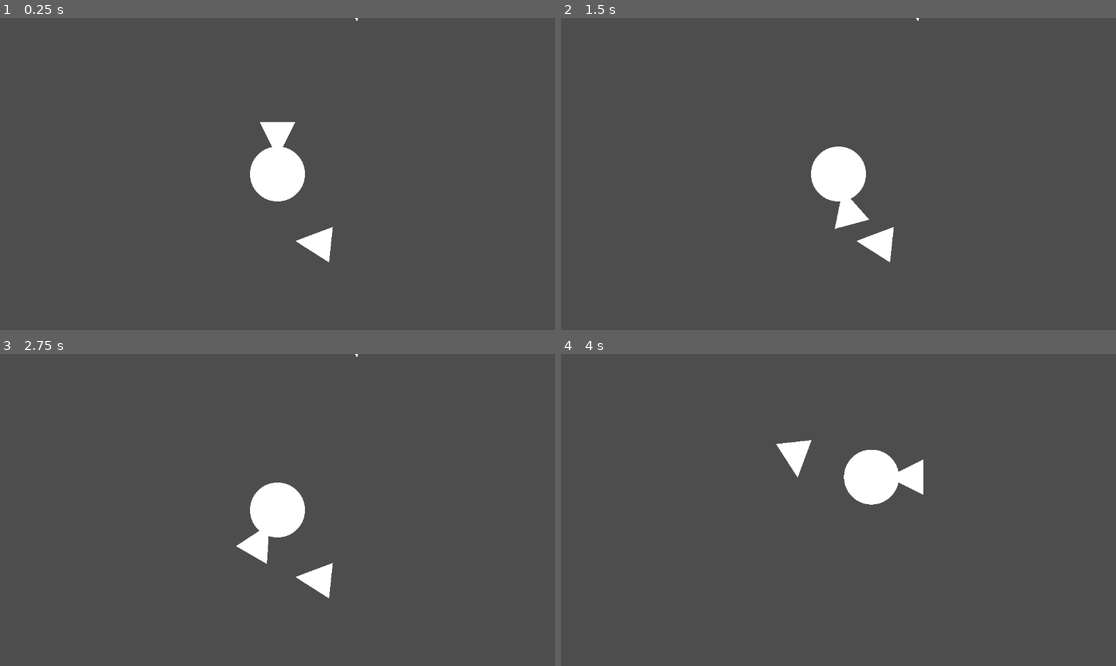
Above: before the commit, frames 1-4 (two rows, left to right).
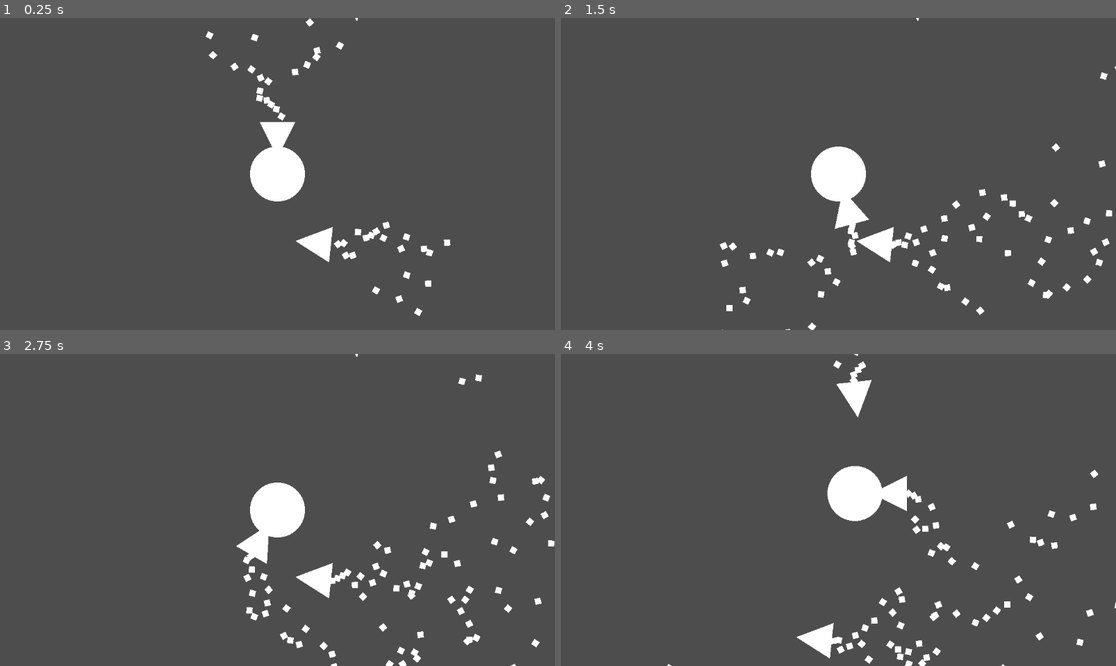
Above: after the commit, the same moments.

Repository: Leeway001Write/melonJam6
Game: Godot game, scene res://Levels/world.tscn
The game is run twice, just before and just after one commit, with the same random seed, the same clock (stepped at 60 frames per second) and the same inputs.
Inputs:
- Up to frame 1 (0.25 s): no input
- Up to frame 2 (1.5 s): hold D (right) 0.53-1.28 s; hold A (left) from 1.28 s (still down)
- Up to frame 3 (2.75 s): release A (left) at 2.03 s; hold D (right) from 2.03 s (still down)
- Up to frame 4 (4 s): release D (right) at 2.78 s; hold W (forward) 2.78-3.53 s; hold A (left) from 3.53 s (still down)

The runs differ from the first frame. In frame 1, 0.9% of the frame differs, in the area x 37-82%, y 0-96%; in frame 2, 1.5%; in frame 3, 1.8%; in frame 4, 4.5%, in the area x 19-100%, y 0-100%.

Commit message:
Fixed bug got componuding working for boosters

Diff:
--- a/escape-from-greenland/Prefabs/booster.tscn
+++ b/escape-from-greenland/Prefabs/booster.tscn
@@ -9,7 +9,7 @@
 
 [node name="Booster" type="CharacterBody2D"]
 script = ExtResource("1_6tacm")
-speed = 12.0
+speed = 6.0
 
 [node name="MeshInstance2D" type="MeshInstance2D" parent="."]
 scale = Vector2(74.1493, 74.1493)
@@ -24,4 +24,15 @@
 [node name="ForwardPos" type="Node2D" parent="."]
 position = Vector2(0, 9)
 
+[node name="CPUParticles2D" type="CPUParticles2D" parent="."]
+position = Vector2(0, -40)
+amount = 80
+direction = Vector2(0, -1)
+gravity = Vector2(0, 0)
+initial_velocity_min = 953.21
+initial_velocity_max = 953.21
+angle_min = -720.0
+scale_amount_min = 12.7
+scale_amount_max = 12.7
+
 [connection signal="area_entered" from="Area2D" to="." method="_on_area_2d_area_entered"]
--- a/escape-from-greenland/Scripts/component.gd
+++ b/escape-from-greenland/Scripts/component.gd
@@ -8,18 +8,19 @@
 var attached_items=[]
 signal hit_something
 
-func _ready() -> void:
-	if attached:
-		trigger.get_child(0).disabled = true
-
-func _process(delta: float) -> void:
-
-	if attached:
-		trigger.get_child(0).disabled = true
+#func _ready() -> void:
+	#if attached:
+		#trigger.get_child(0).disabled = true
+#
+#func _process(delta: float) -> void:
+	#
+	#if attached:
+		#trigger.get_child(0).disabled = true
 
 func _on_area_2d_area_entered(area: Area2D) -> void:
-	if !attached:
+	if not attached:
 		return
+	print_debug(area.get_parent().name)
 	if area.is_in_group("Component"):
 		var component = area.get_parent()
 		hit_something.emit(component, area)
--- a/escape-from-greenland/Scripts/ship.gd
+++ b/escape-from-greenland/Scripts/ship.gd
@@ -24,8 +24,9 @@
 	if component.attached:
 		return
 
-	component.hit_something.connect(_attach_item)
-	component.attached = true
-
+	if not component.hit_something.is_connected(_attach_item):
+		component.hit_something.connect(_attach_item)
 	if area.is_in_group('Booster'):
 		component.reparent.call_deferred($Components/Boosters)
+	await get_tree().process_frame
+	component.attached = true
